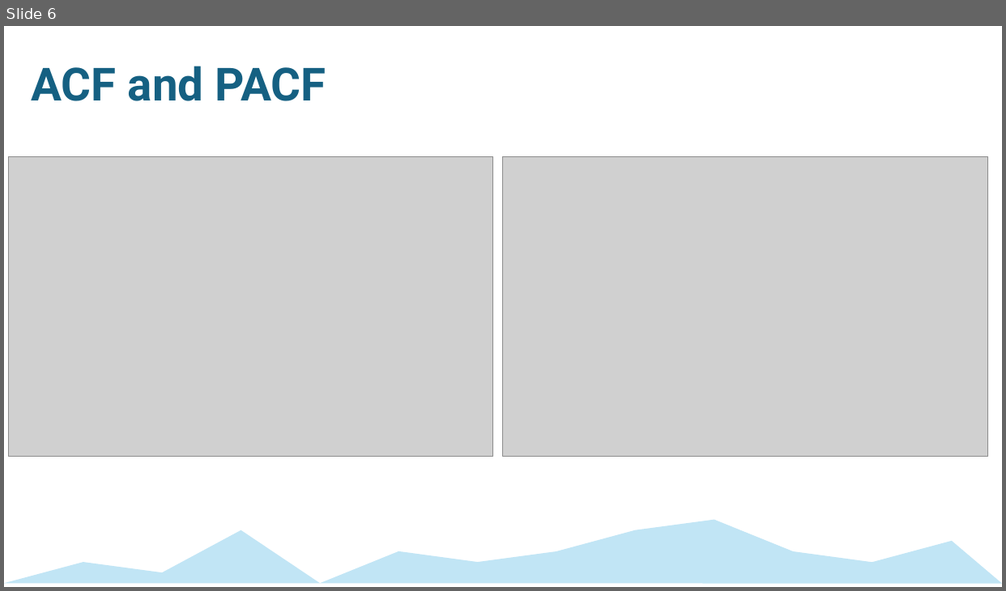
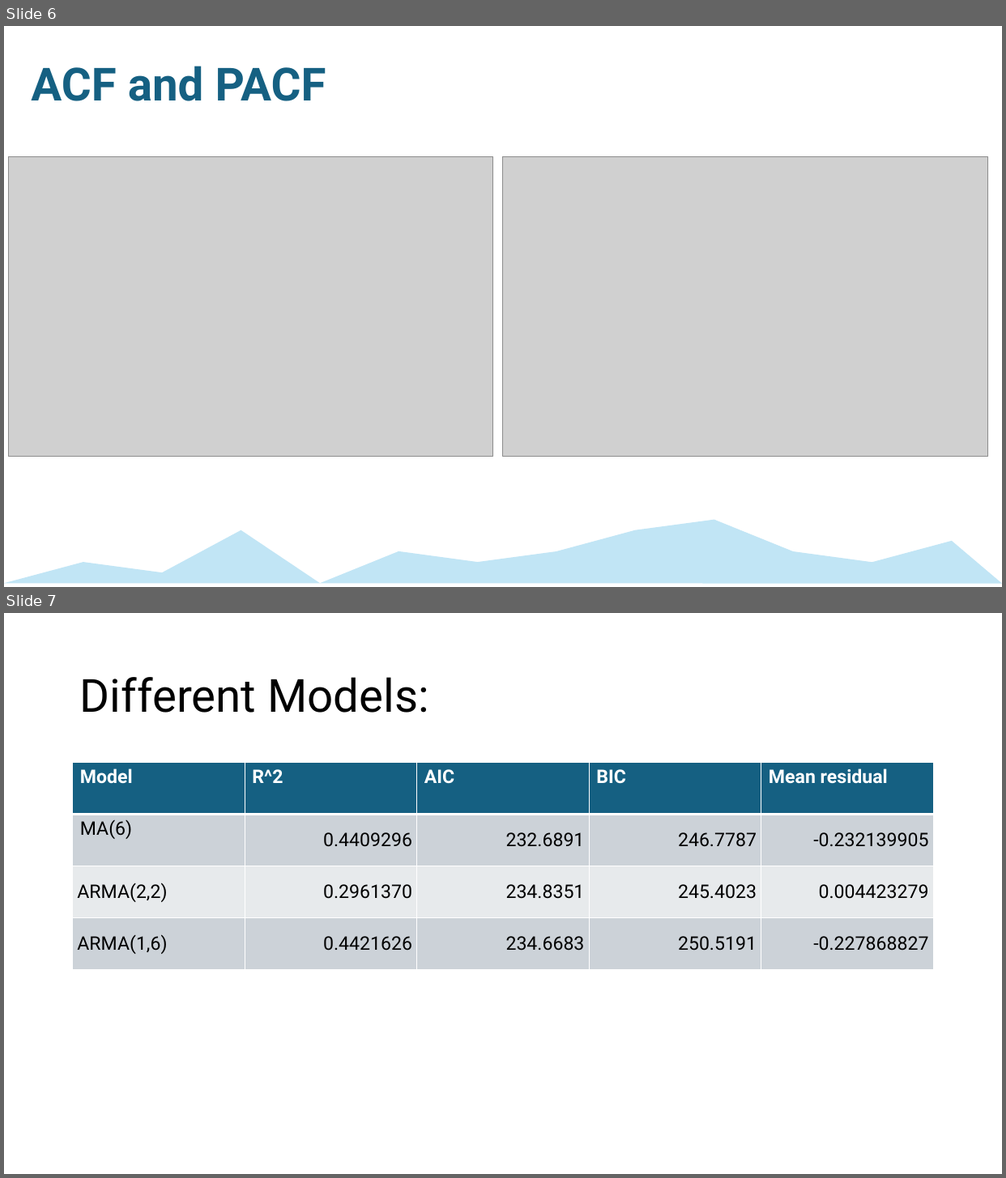
Before and after one commit to mckenzie-maidl/data5305-traffic-predictions, a slide deck: Presentations/Step1Presentation_ECON5305_DataTranslationChallenge.pptx. Shown one above the other, each under a label of ours: slide 6 before the commit, slides 6 and 7 after it. The pictures are 1006x591 and 1006x1178 pixels, drawn with LibreOffice and Linux fonts; fonts in the diff are those of the drawing; grey boxes stand for pictures. Boxes give left, top, right and bottom in pixels: in the first picture for what was removed or moved away, otherwise in the second. Text is boxed around its words. In the diff, an @@ line names an element or a change of style, - is before the commit and + after.

```diff
--- a/Presentations/Step1Presentation_ECON5305_DataTranslationChallenge.pptx
+++ b/Presentations/Step1Presentation_ECON5305_DataTranslationChallenge.pptx
@@ slide 7 added at bbox=[4, 613, 1002, 1174], background #FFFFFF @@
@@ title added at bbox=[80, 677, 429, 713], 44 pt, text #000000 @@
+Different Models:
@@ table added at bbox=[73, 763, 934, 971], 4 rows, 5 columns @@
+Model | R^2 | AIC | BIC | Mean residual
+MA(6) | 0.4409296 | 232.6891 | 246.7787 | -0.232139905
+ARMA(2,2) | 0.2961370 | 234.8351 | 245.4023 | 0.004423279
+ARMA(1,6) | 0.4421626 | 234.6683 | 250.5191 | -0.227868827
```
Also in this commit, not shown: 6 other slides added, 3 other files.
